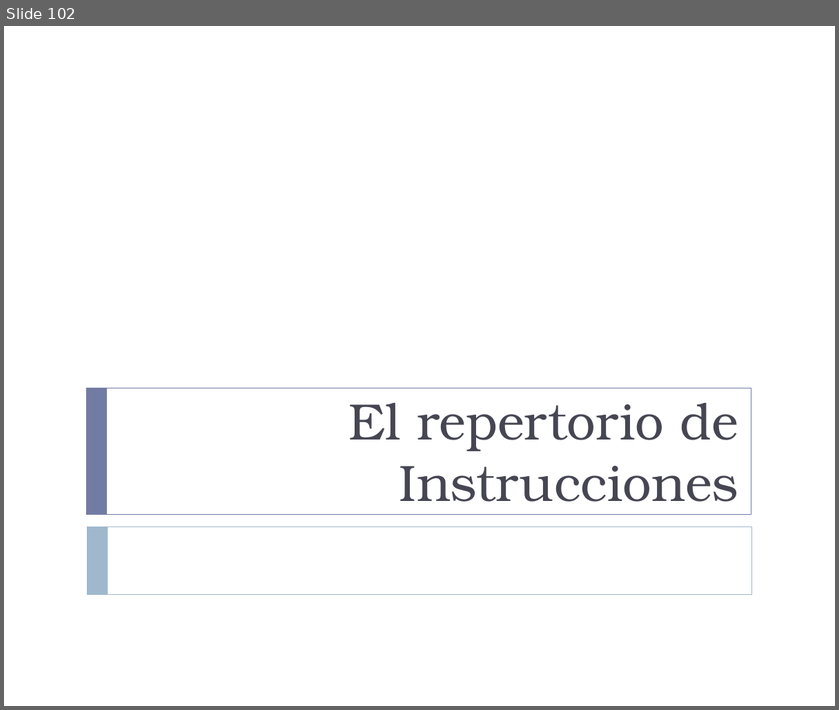
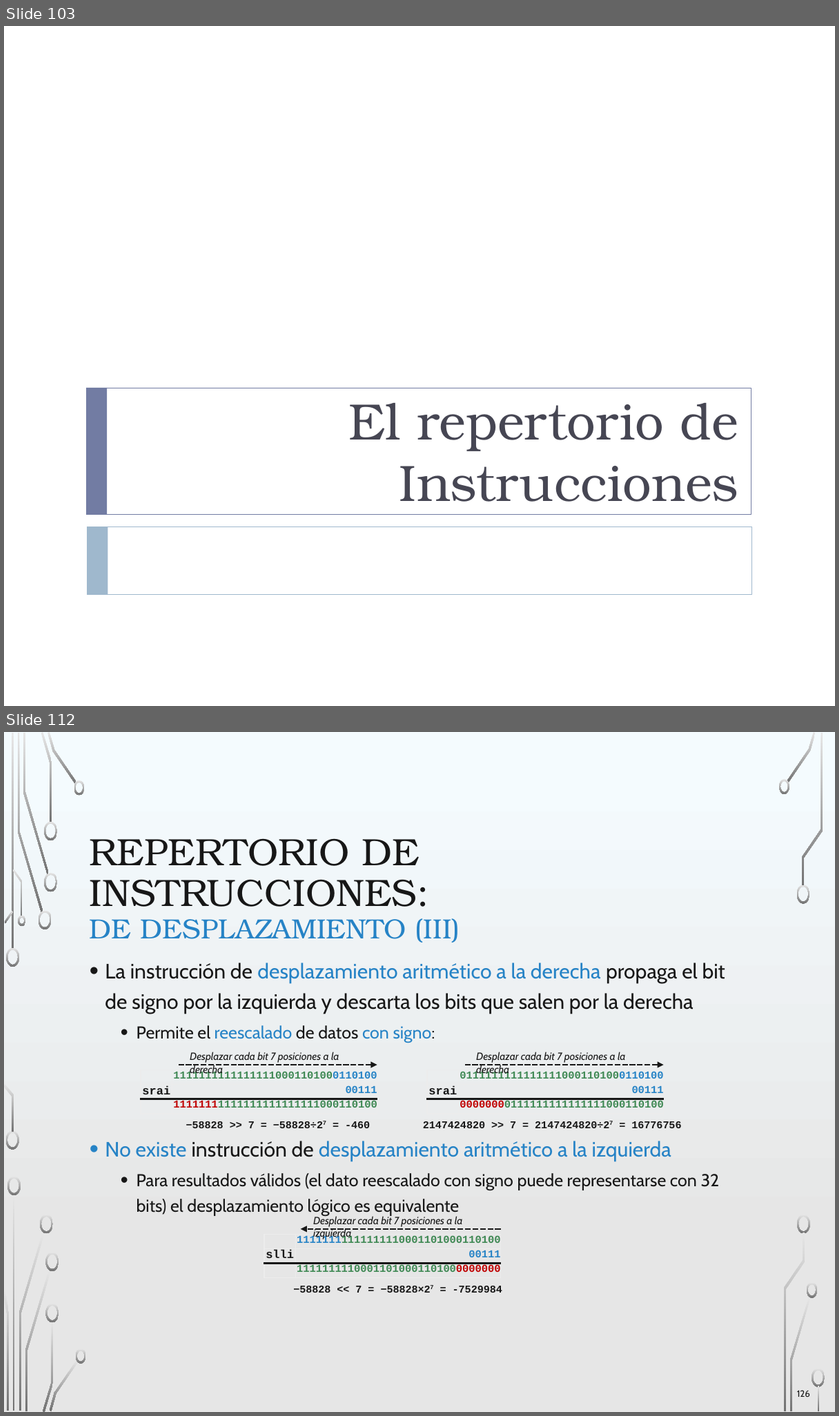
Before and after one commit to luisfromero/fucomp, a slide deck: temas/tema2.pptx. Shown one above the other, each under a label of ours: slide 102 before the commit, slides 103 and 112 after it; the slides between them are not shown. The pictures are 839x710 and 839x1416 pixels, drawn with LibreOffice and Linux fonts; fonts in the diff are those of the drawing; background and template pictures are left out. Boxes give left, top, right and bottom in pixels: in the first picture for what was removed or moved away, otherwise in the second. Text is boxed around its words. In the diff, an @@ line names an element or a change of style, - is before the commit and + after.

```diff
--- a/temas/tema2.pptx
+++ b/temas/tema2.pptx
@@ slide 112 added at <box>4,732,835,1412</box>, background picture (left out) @@
@@ title added at <box>90,838,460,942</box>, 35.7 pt, text #171717 @@
+REPERTORIO DE INSTRUCCIONES:
+DE DESPLAZAMIENTO (III)
@@ text added at <box>105,962,725,1215</box>, 19.5 pt, text #171717 @@
+• La instrucción de desplazamiento aritmético a la derecha propaga el bit de signo por la izquierda y descarta los bits que salen por la derecha
+  • Permite el reescalado de datos con signo:
+• No existe instrucción de desplazamiento aritmético a la izquierda
+  • Para resultados válidos (el dato reescalado con signo puede representarse con 32 bits) el desplazamiento lógico es equivalente
@@ text added at <box>190,1051,339,1075</box>, 9.8 pt, text #171717, italic @@
+Desplazar cada bit 7 posiciones a la derecha
@@ text added at <box>476,1051,626,1075</box>, 9.8 pt, text #171717, italic @@
+Desplazar cada bit 7 posiciones a la derecha
@@ table added at <box>141,1069,377,1114</box>, 3 rows, 2 columns @@
+ | 11111111111111110001101000110100
+srai | 00111
+ | 11111111111111111111111000110100
@@ arrow added from (177, 1065) to (377, 1065), #171717 1.75 pt dashed @@
@@ table added at <box>427,1069,663,1114</box>, 3 rows, 2 columns @@
+ | 01111111111111110001101000110100
+srai | 00111
+ | 00000000111111111111111000110100
@@ arrow added from (464, 1065) to (664, 1065), #171717 1.75 pt dashed @@
@@ text added at <box>186,1121,370,1128</box>, 9.8 pt, text #171717, bold @@
+−58828 >> 7 = −58828÷27 = -460
@@ text added at <box>423,1121,681,1128</box>, 9.8 pt, text #171717, bold @@
+2147424820 >> 7 = 2147424820÷27 = 16776756
@@ arrow added from (500, 1228) to (300, 1228), #171717 1.75 pt dashed @@
@@ text added at <box>313,1215,463,1239</box>, 9.8 pt, text #171717, italic @@
+Desplazar cada bit 7 posiciones a la izquierda
@@ table added at <box>264,1234,500,1277</box>, 3 rows, 2 columns @@
+ | 11111111111111110001101000110100
+slli | 00111
+ | 11111111100011010001101000000000
@@ text added at <box>293,1285,502,1292</box>, 9.8 pt, text #171717, bold @@
+−58828 << 7 = −58828×27 = -7529984
@@ page number added at <box>797,1390,810,1396</box>, 8.5 pt, text #171717 @@
+126
@@ group added at <box>4,732,824,1412</box>: 33 freeform shapes, 3 rectangles @@
@@ what was slide 102 is now slide 103 @@
```
Also in this commit, not shown: 16 slides changed, 25 other slides added, 14 slides removed, 5 other files.
